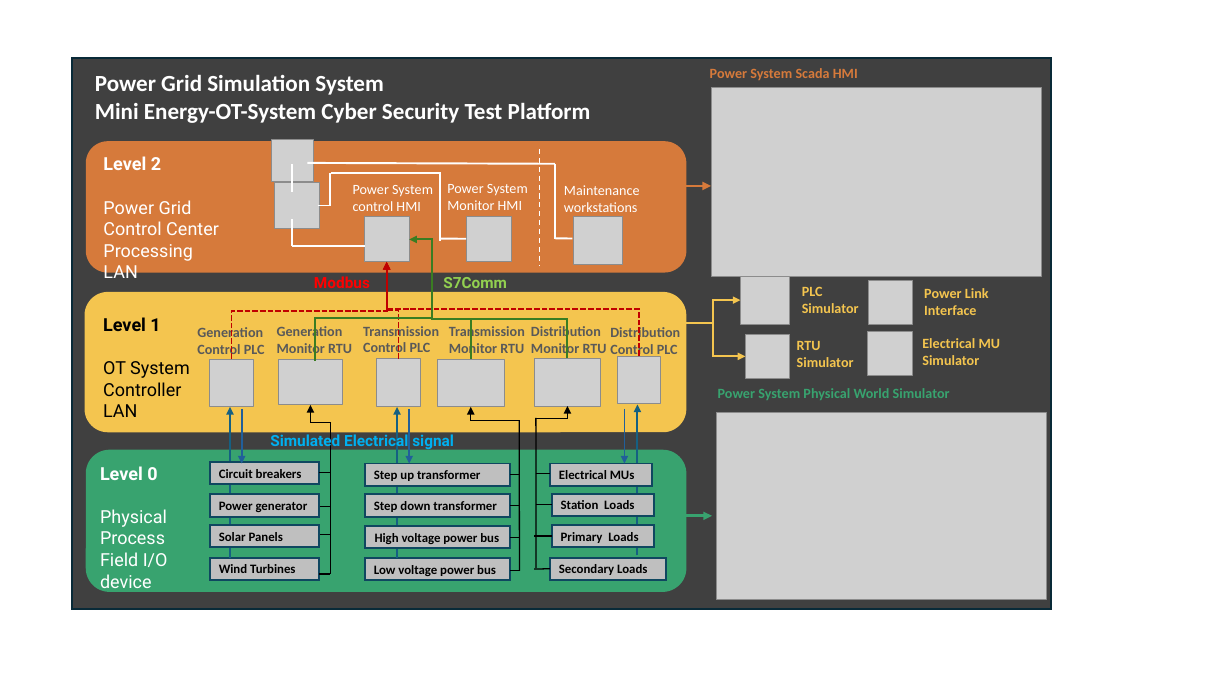
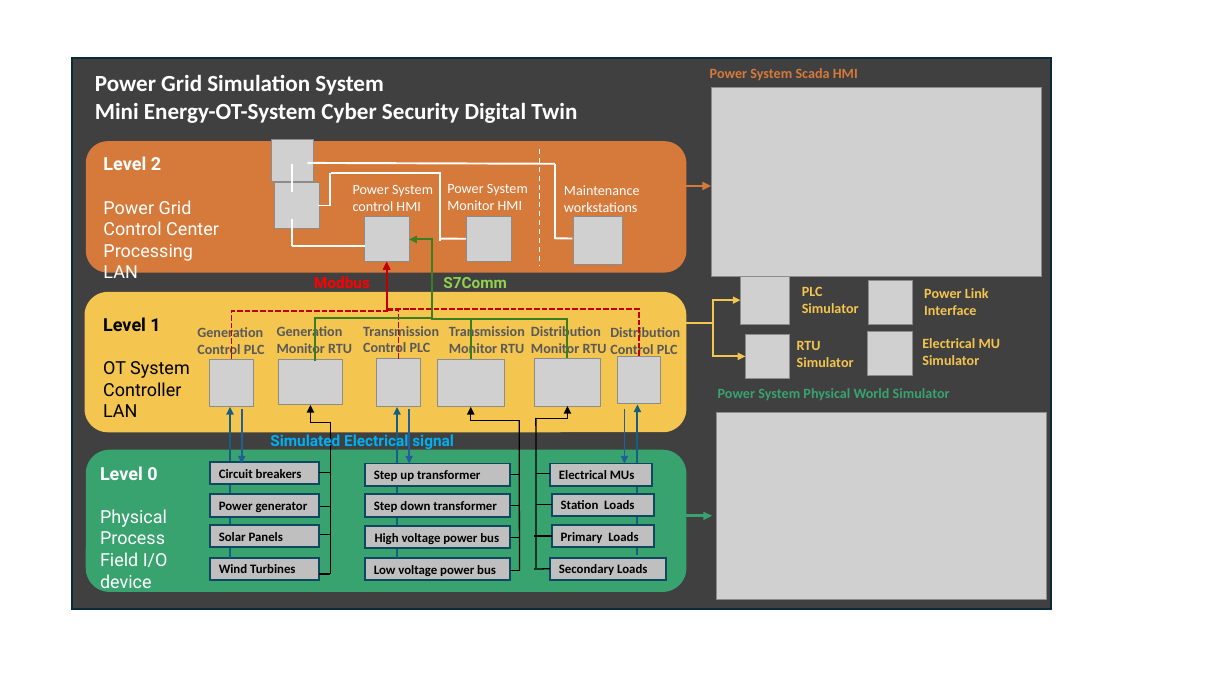
Before and after one commit to LiuYuancheng/Power_Grid_Simulation_System, a slide deck: slide 3 of designDoc/designDoc.pptx. Drawn at 1232x693 pixels with LibreOffice and Linux fonts; fonts in the diff are those of the drawing; grey boxes stand for pictures. Boxes give left, top, right and bottom in pixels: in the first picture for what was removed or moved away, otherwise in the second. Text is boxed around its words. In the diff, an @@ line names an element or a change of style, - is before the commit and + after.

```diff
--- a/designDoc/designDoc.pptx
+++ b/designDoc/designDoc.pptx
@@ text at (95,103,577,123): text changed @@
-Mini Energy-OT-System Cyber Security Test Platform
+Mini Energy-OT-System Cyber Security Digital Twin
```
Also in this commit, not shown: 1 other file.
